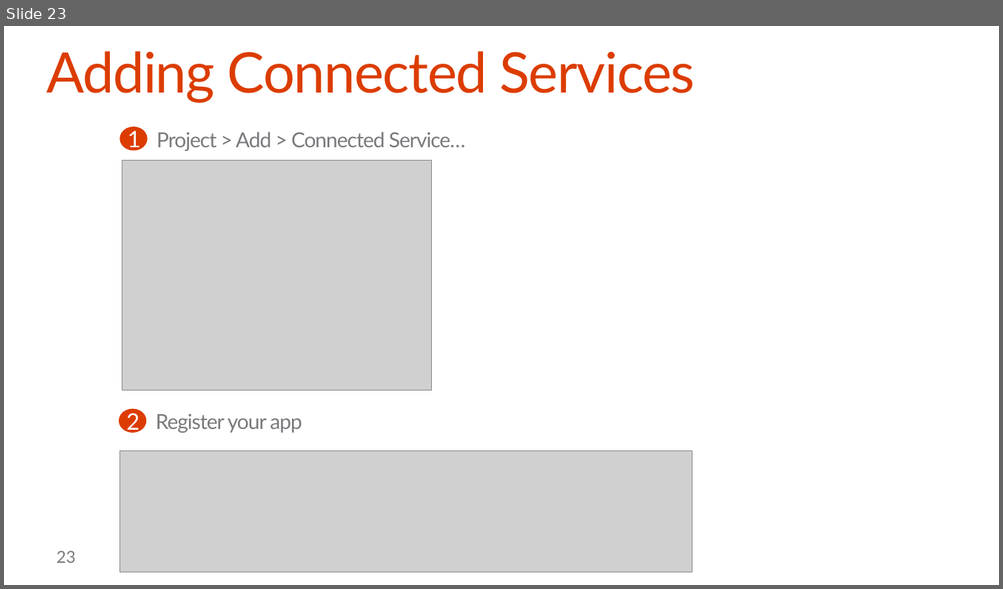
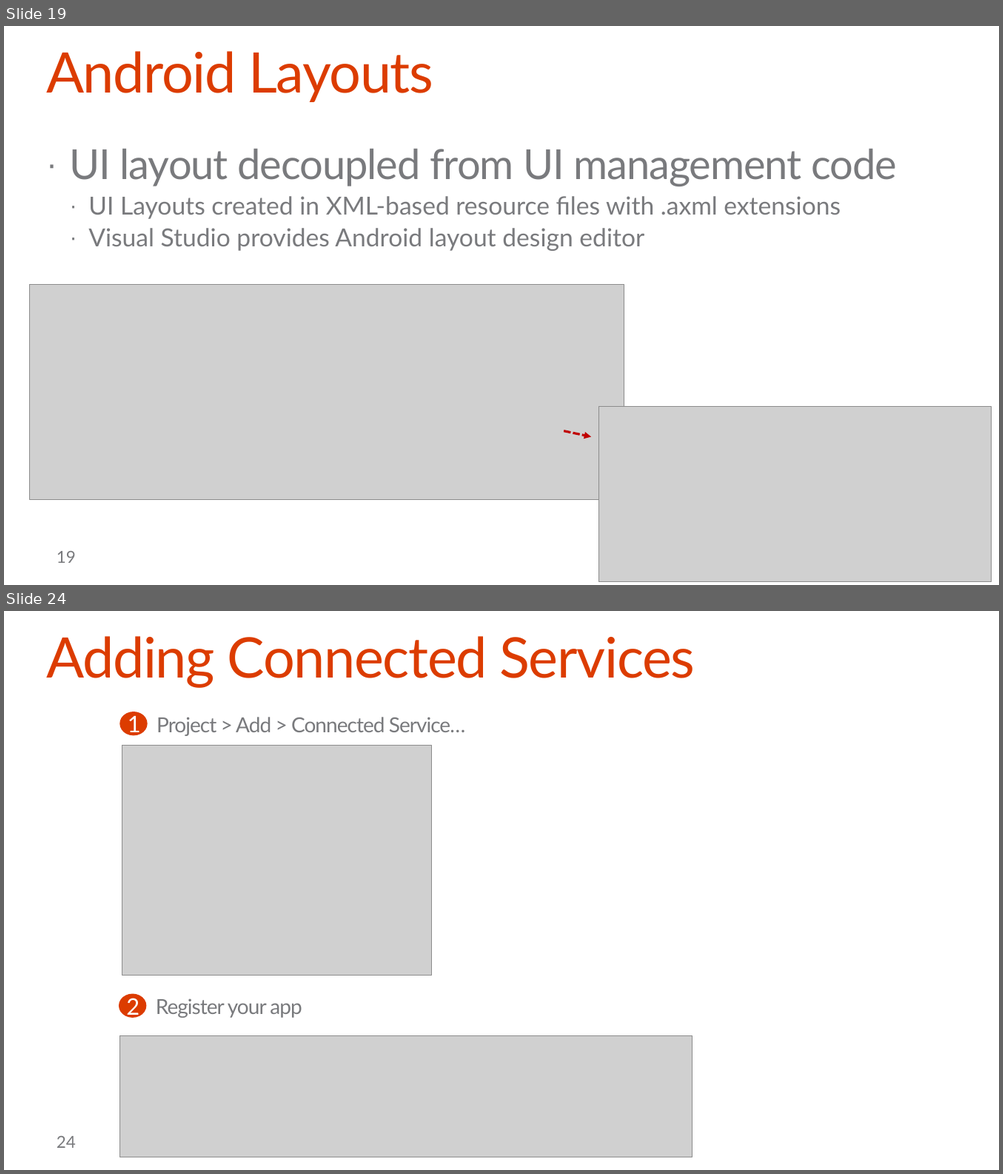
Before and after one commit to OfficeDev/TrainingContent, a slide deck: O3654-6 Deep dive into native Xamarin Development with Office 365 APIs/O3654-6 Deep dive into native Xamarin Development with Office 365 APIs.pptx. Shown one above the other, each under a label of ours: slide 23 before the commit, slides 19 and 24 after it; the slides between them are not shown. The pictures are 1003x589 and 1003x1174 pixels, drawn with LibreOffice and Linux fonts; fonts in the diff are those of the drawing; grey boxes stand for pictures; background and template pictures are left out. Boxes give left, top, right and bottom in pixels: in the first picture for what was removed or moved away, otherwise in the second. Text is boxed around its words. In the diff, an @@ line names an element or a change of style, - is before the commit and + after.

```diff
--- a/O3654-6 Deep dive into native Xamarin Development with Office 365 APIs/O3654-6 Deep dive into native Xamarin Development with Office 365 APIs.pptx
+++ b/O3654-6 Deep dive into native Xamarin Development with Office 365 APIs/O3654-6 Deep dive into native Xamarin Development with Office 365 APIs.pptx
@@ slide 19 added at (4,26,999,585), background #FFFFFF @@
@@ title added at (46,51,433,102), 54 pt, text #DC3C00 @@
+Android Layouts
@@ text added at (70,149,896,251), 24 pt, text #797A7D @@
+· UI layout decoupled from UI management code
+  · UI Layouts created in XML-based resource files with .axml extensions
+  · Visual Studio provides Android layout design editor
@@ picture added at (29,285,624,500) @@
@@ picture added at (599,407,991,582) @@
@@ arrow added from (563, 431) to (591, 437), #C00000 2.25 pt dashed @@
@@ page number added at (57,551,76,563), 16 pt, text #797A7D @@
+19
@@ what was slide 23 is now slide 24 @@
@@ page number at (57,1136,76,1148): text changed @@
-23
+24
```
Also in this commit, not shown: 8 slides changed, 25 other slides added, 31 slides removed.
